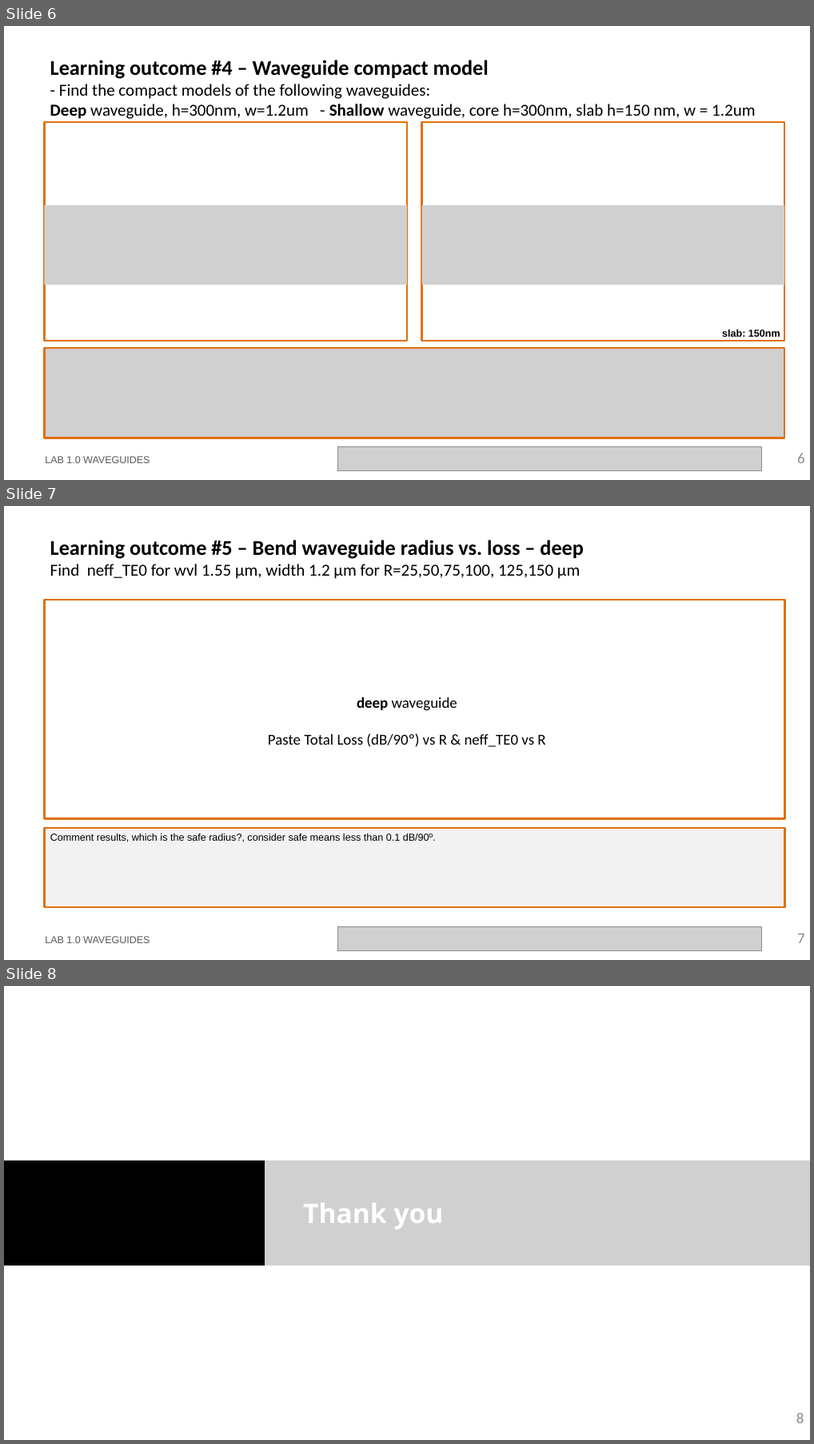
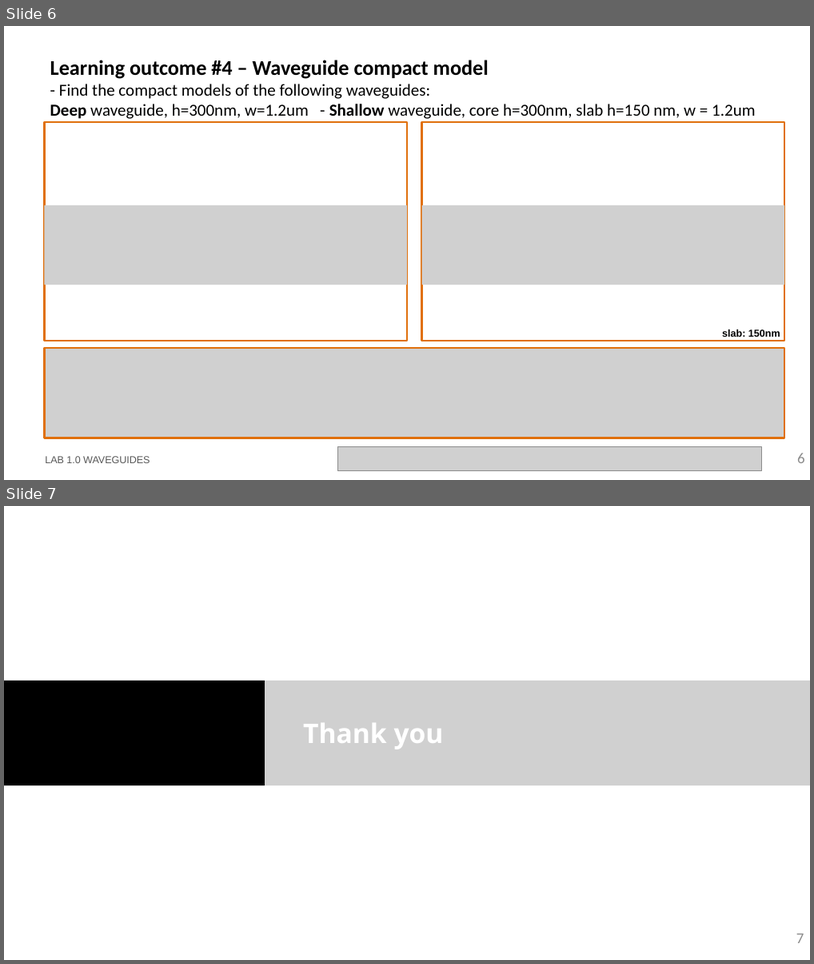
Before and after one commit to cccanvas-upv/ipsp-lab1, a slide deck: LabBook_10.pptx. Shown one above the other, each under a label of ours: slides 6, 7 and 8 before the commit, slides 6 and 7 after it. The pictures are 814x1444 and 814x964 pixels, drawn with LibreOffice and Linux fonts; fonts in the diff are those of the drawing; grey boxes stand for pictures; background and template pictures are left out. Boxes give left, top, right and bottom in pixels: in the first picture for what was removed or moved away, otherwise in the second. Text is boxed around its words. In the diff, an @@ line names an element or a change of style, - is before the commit and + after.

```diff
--- a/LabBook_10.pptx
+++ b/LabBook_10.pptx
@@ slide 7 removed at [4, 506, 810, 960], background #FFFFFF @@
@@ title removed at [50, 540, 583, 579] @@
-Learning outcome #5 – Bend waveguide radius vs. loss – deep
-Find neff_TE0 for wvl 1.55 µm, width 1.2 µm for R=25,50,75,100, 125,150 µm
@@ rectangle removed at [45, 600, 786, 819] @@
@@ text removed at [268, 696, 546, 747] @@
-deep waveguide
-Paste Total Loss (dB/90º) vs R & neff_TE0 vs R
@@ rectangle removed at [45, 828, 786, 907] @@
-Comment results, which is the safe radius?, consider safe means less than 0.1 dB/90º.
@@ text removed at [45, 936, 150, 943] @@
-LAB 1.0 WAVEGUIDES
@@ picture removed at [338, 927, 762, 951] @@
@@ page number removed at [798, 933, 806, 943] @@
-7
@@ what was slide 8 is now slide 7 @@
@@ page number at [797, 933, 805, 943]: text changed @@
-8
+7
```
Also in this commit, not shown: 3 slides changed, 1 other file.
